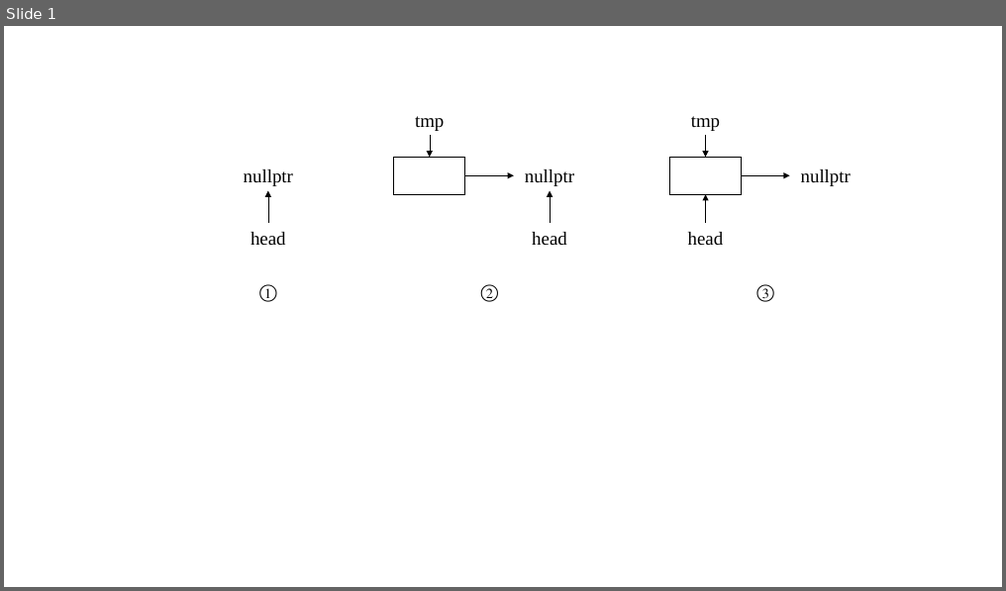
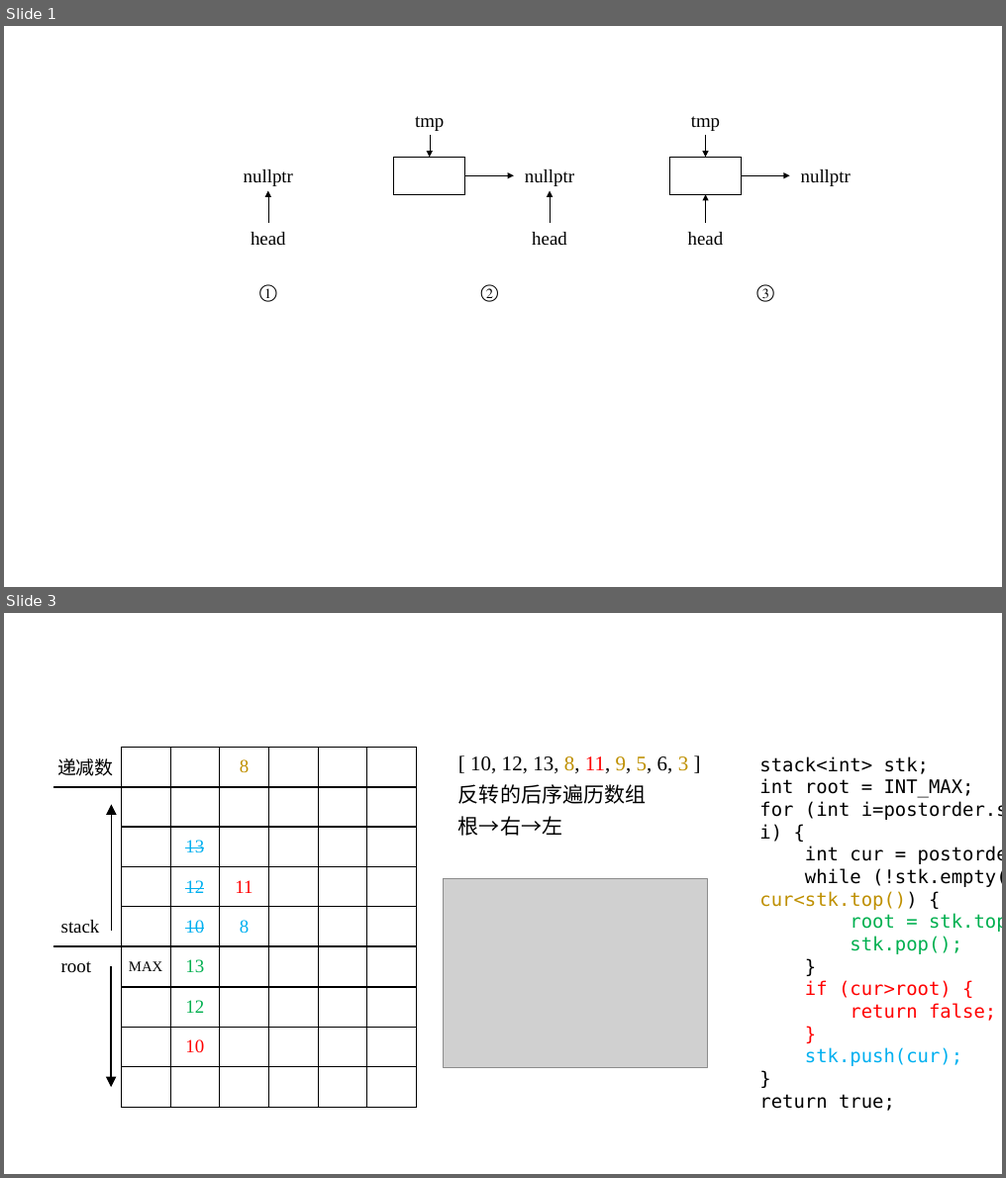
Before and after one commit to Hansimov/cs-notes, a slide deck: 高频代码题解示意图.pptx. Shown one above the other, each under a label of ours: slide 1 before the commit, slides 1 and 3 after it; the slides between them are not shown. The pictures are 1006x591 and 1006x1178 pixels, drawn with LibreOffice and Linux fonts; fonts in the diff are those of the drawing; grey boxes stand for pictures. Boxes give left, top, right and bottom in pixels: in the first picture for what was removed or moved away, otherwise in the second. Text is boxed around its words. In the diff, an @@ line names an element or a change of style, - is before the commit and + after.

```diff
--- a/高频代码题解示意图.pptx
+++ b/高频代码题解示意图.pptx
@@ slide 3 added at box(4, 613, 1002, 1174), background #FFFFFF @@
@@ table added at box(54, 747, 417, 1107), 9 rows, 7 columns @@
+递减数 |  |  | 8 |  |  | 
+ |  |  |  |  |  | 
+ |  | 13 |  |  |  | 
+ |  | 12 | 11 |  |  | 
+stack |  | 10 | 8 |  |  | 
+root | MAX | 13 |  |  |  | 
+ |  | 12 |  |  |  | 
+ |  | 10 |  |  |  | 
+ |  |  |  |  |  | 
@@ text added at box(458, 757, 689, 836), 20 pt, text #000000 @@
+[ 10, 12, 13, 8, 11, 9, 5, 6, 3 ]
+反转的后序遍历数组
+根→右→左
@@ text added at box(759, 757, 1002, 1066), 18 pt, text #000000 @@
+stack<int> stk;
+int root = INT_MAX;
+for (int i=postorder.size()-1; i>=0; --i) {
+int cur = postorder[i];
+while (!stk.empty() && cur<stk.top()) {
+root = stk.top();
+stk.pop();
+}
+if (cur>root) {
+return false;
+}
+stk.push(cur);
+}
+return true;
@@ arrow added from (111, 931) to (111, 805), #000000 1.5 pt @@
@@ picture added at box(443, 878, 708, 1067) @@
@@ arrow added from (111, 966) to (111, 1087), #000000 1.5 pt @@
```
Also in this commit, not shown: 2 other slides added, 14 other files.
